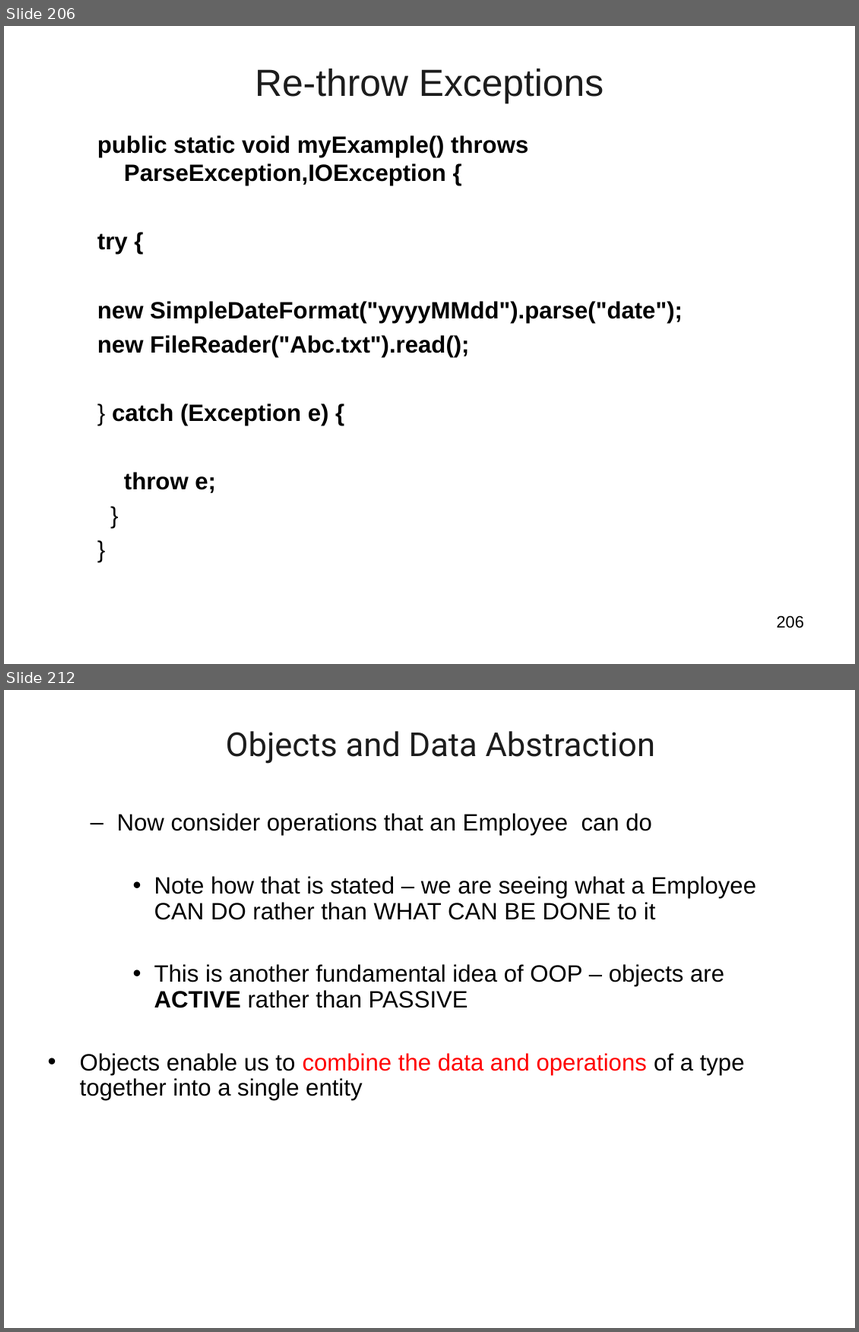
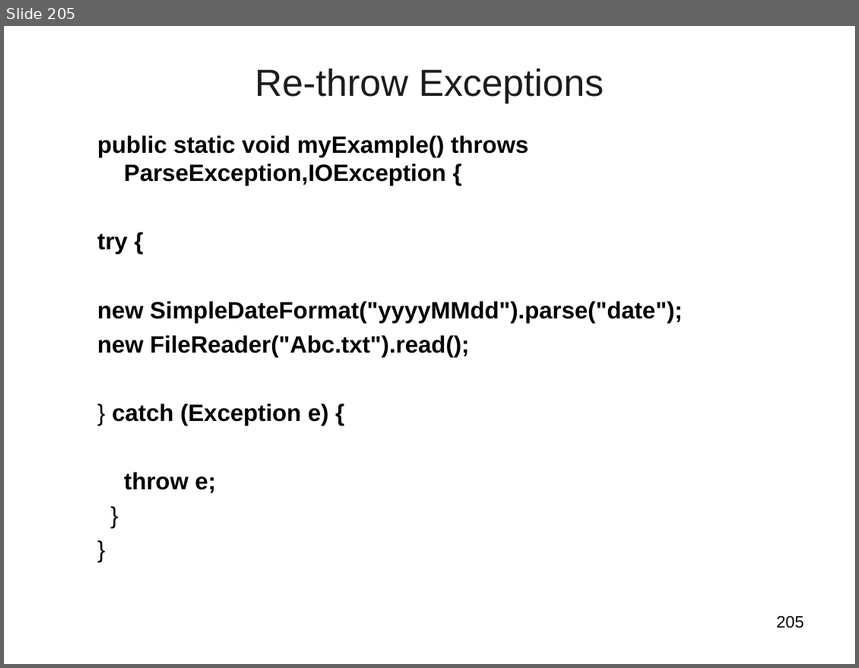
Before and after one commit to vatsanTraining/corejava, a slide deck: JavaModule01_HSBC_2020.ppt. Shown one above the other, each under a label of ours: slides 206 and 212 before the commit, slide 205 after it; the slides between them are not shown. The pictures are 859x1332 and 859x668 pixels, drawn with LibreOffice and Linux fonts; fonts in the diff are those of the drawing; background and template pictures are left out. Boxes give left, top, right and bottom in pixels: in the first picture for what was removed or moved away, otherwise in the second. Text is boxed around its words. In the diff, an @@ line names an element or a change of style, - is before the commit and + after.

```diff
--- a/JavaModule01_HSBC_2020.ppt
+++ b/JavaModule01_HSBC_2020.ppt
@@ slide 212 removed at box(4, 690, 855, 1328), background picture (left out) @@
@@ title removed at box(226, 731, 655, 764) @@
-Objects and Data Abstraction
@@ text removed at box(80, 813, 757, 1101) @@
-  – Now consider operations that an Employee can do
-    • Note how that is stated – we are seeing what a Employee CAN DO rather than WHAT CAN BE DONE to it
-    • This is another fundamental idea of OOP – objects are ACTIVE rather than PASSIVE
-• Objects enable us to combine the data and operations of a type together into a single entity
@@ what was slide 206 is now slide 205 @@
@@ page number at box(777, 616, 804, 629): text changed @@
-206
+205
```
Also in this commit, not shown: 7 slides changed, 73 other slides removed.
